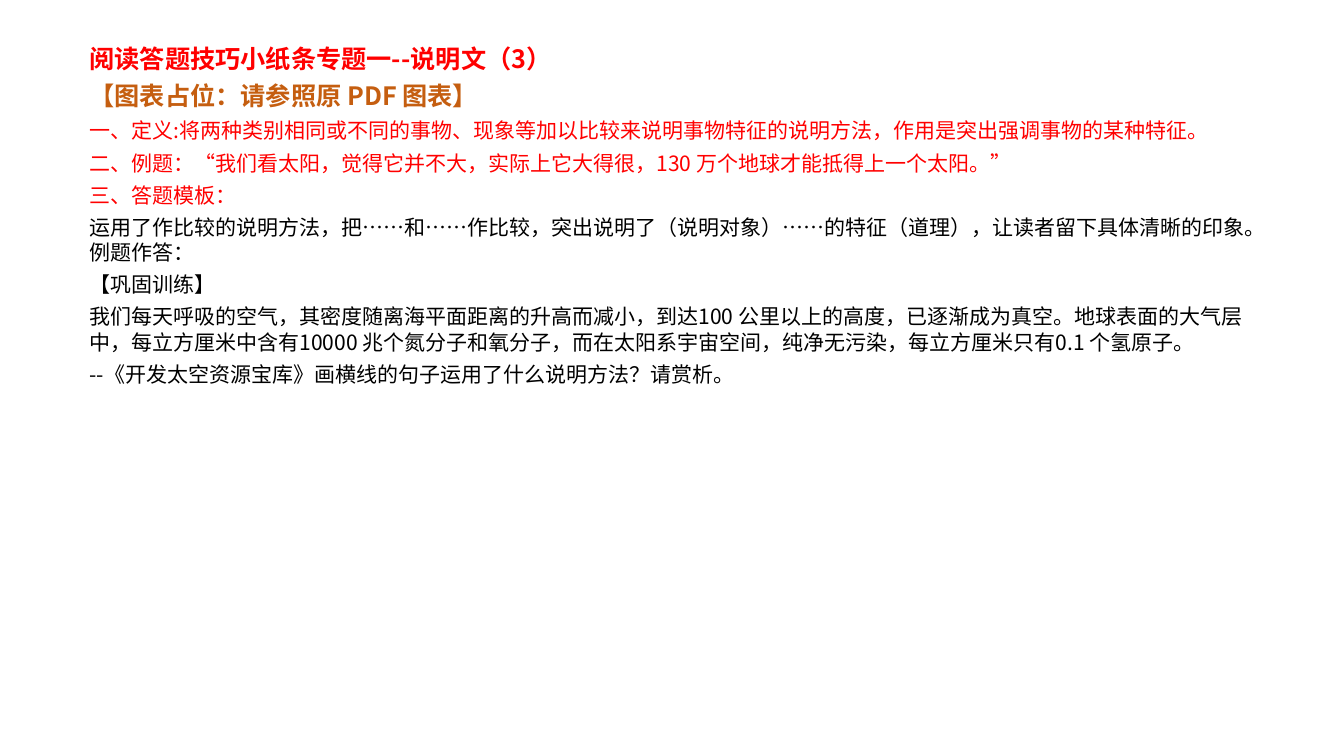
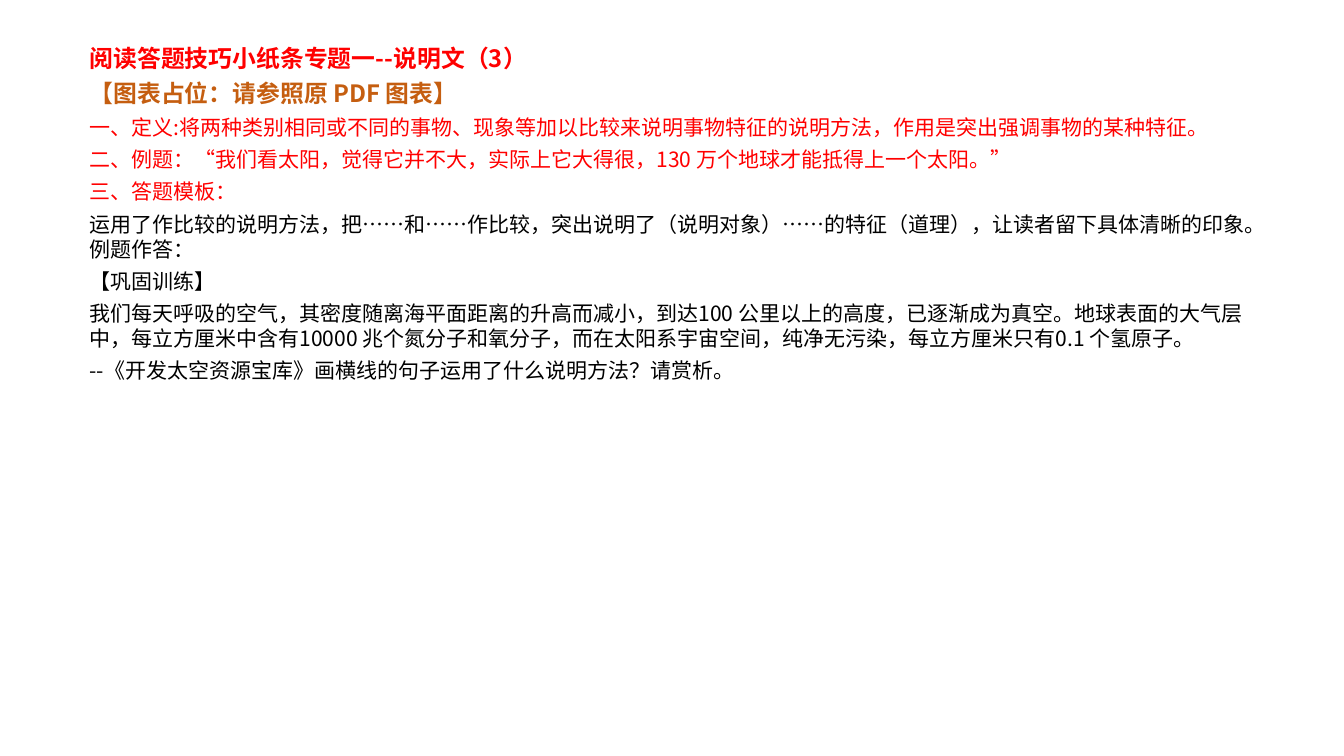
Before and after one commit to ChiangHaosion/codex-pdf-trans-ppt, a slide deck: slide 3 of mypaper_clean_no_answers.pptx. Drawn at 1344x756 pixels with LibreOffice and Linux fonts; fonts in the diff are those of the drawing. Boxes give left, top, right and bottom in pixels: in the first picture for what was removed or moved away, otherwise in the second. Text is boxed around its words. In the diff, an @@ line names an element or a change of style, - is before the commit and + after.

```diff
--- a/mypaper_clean_no_answers.pptx
+++ b/mypaper_clean_no_answers.pptx
@@ text at (90, 46, 527, 105): size 18 to 17 pt in "阅读答题技巧小纸条专题一--说明文（3）", "【图表占位：请参照原 PDF 图表】" @@
```
Also in this commit, not shown: 29 other slides changed, 9 other files.
